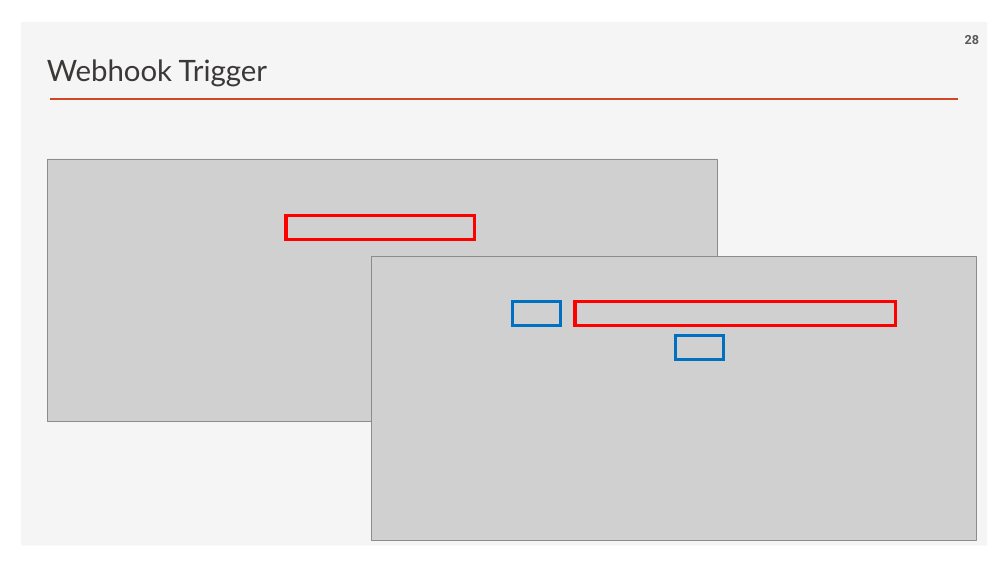
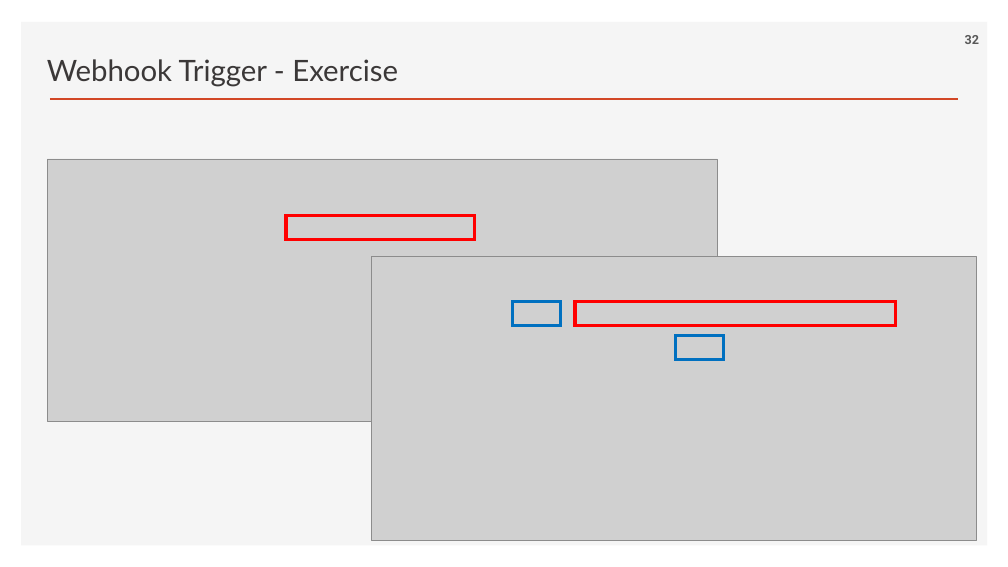
Before and after one commit to ancestor9/2026_Fall_AI-Workflow, a slide deck: slide 32 of PPTs/04_AI Workflow_n8n.pptx (slide 28 before the commit). Drawn at 1008x567 pixels with LibreOffice and Linux fonts; fonts in the diff are those of the drawing; grey boxes stand for pictures; background and template pictures are left out. Boxes give left, top, right and bottom in pixels: in the first picture for what was removed or moved away, otherwise in the second. Text is boxed around its words. In the diff, an @@ line names an element or a change of style, - is before the commit and + after.

```diff
--- a/PPTs/04_AI Workflow_n8n.pptx
+++ b/PPTs/04_AI Workflow_n8n.pptx
@@ text at (47, 59, 398, 86): text changed @@
-Webhook Trigger
+Webhook Trigger - Exercise
@@ page number at (965, 35, 979, 44): text changed @@
-28
+32
```
Also in this commit, not shown: 3 other slides changed, 4 slides added.
